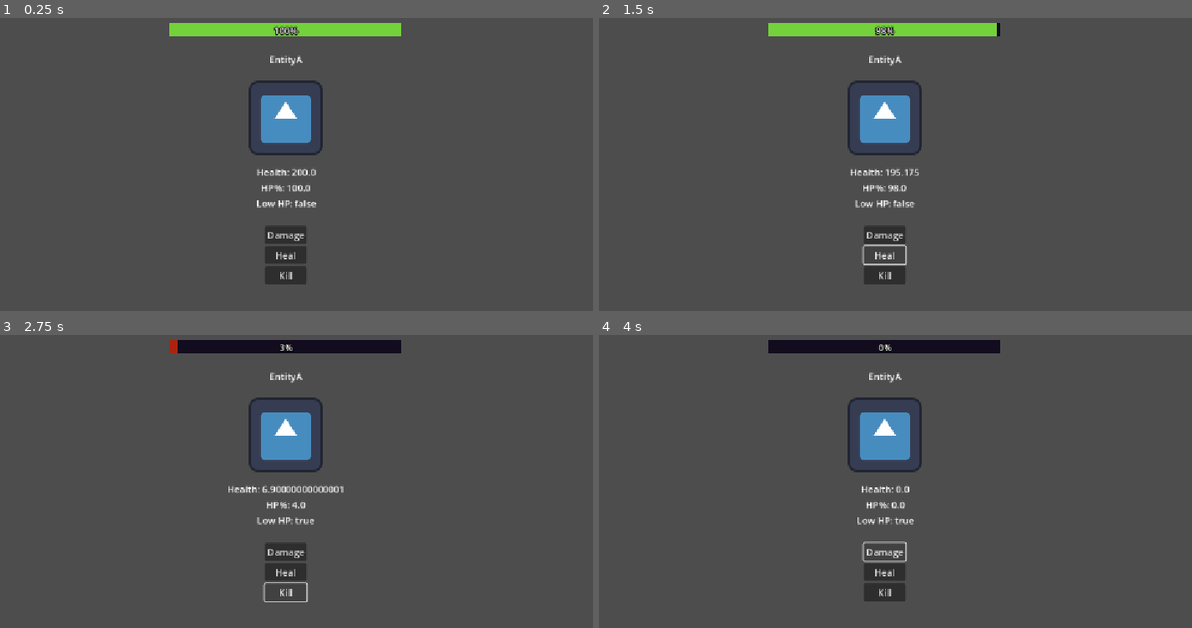
Above: before the commit, frames 1-4 (two rows, left to right).
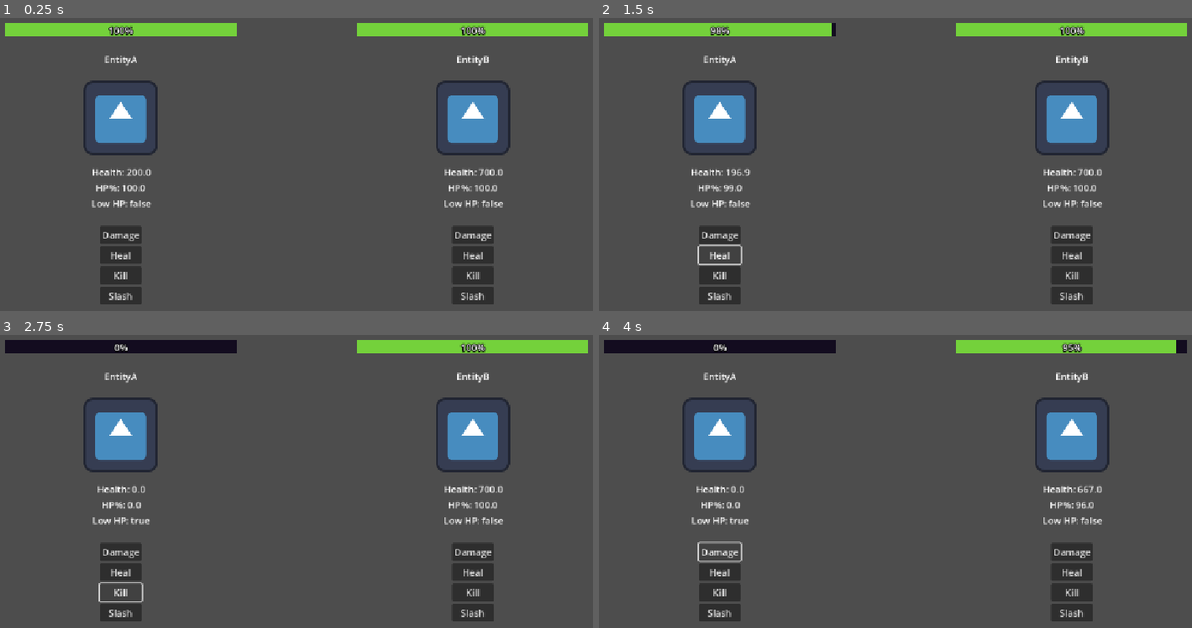
Above: after the commit, the same moments.

Repository: vexushi/vexushi-stats-system
Game: Godot game, scene res://debug/debug.tscn
Same seed, same stepped clock (60 frames per second), same inputs: the game is played once before the commit and once after it. The engine's default icon, where the game draws it, is replaced by a stand-in: a white triangle on a blue panel in a dark square.
Inputs (mouse positions are in pixels of both pictures, inside the frame that each line leads up to):
- Up to frame 1 (0.25 s): no input
- Up to frame 2 (1.5 s): click "Damage" at 0.5 s; click "Heal" at 1.25 s
- Up to frame 3 (2.75 s): click "Kill" at 2 s
- Up to frame 4 (4 s): click (717, 613) at 2.75 s, where only the run after the commit has a clickable "Slash"; click "Damage" at 3.5 s

The runs differ from the first frame. In frame 1, 15% of the frame differs, in the area x 0-100%, y 1-98%; in frame 2, 14%; in frame 3, 14%; in frame 4, 15%.

Commit message:
feat: attack component, damage calculation, moves resource

Diff:
--- /dev/null
+++ b/attack/attack_component.gd
@@ -0,0 +1,18 @@
+class_name AttackComponent
+extends Node
+
+@export var stats: Stats = null
+@export var moveset: Array[Moves] = []
+
+signal attacked(move: Moves)
+
+func _ready():
+	if  not stats:
+		push_error("Stats invalid!\n At: %s" % [self.get_path()])
+		queue_free()
+		return
+
+func send_attack(target: HealthComponent, move: Moves) -> void:
+	var damage = move.raw_damage + stats.attack * move.multiplier
+	target.decrease_health(damage, move.type)
+	attacked.emit(move)
--- /dev/null
+++ b/attack/attack_component.tscn
@@ -0,0 +1,6 @@
+[gd_scene load_steps=2 format=3 uid="uid://vwlxd3qr1d5p"]
+
+[ext_resource type="Script" uid="uid://xdo77ptt2r7t" path="res://attack/attack_component.gd" id="1_dj5nf"]
+
+[node name="AttackComponent" type="Node"]
+script = ExtResource("1_dj5nf")
--- /dev/null
+++ b/attack/moves/moves.gd
@@ -0,0 +1,7 @@
+class_name Moves
+extends Resource
+
+@export var name: String
+@export var type: Stats.Types ## Attack type
+@export var raw_damage: float = 0.0
+@export var multiplier: float = 0.0 ## Multiplier for Attack stats with value from 0.0 - 1.0
--- a/debug/debug.tscn
+++ b/debug/debug.tscn
@@ -1,18 +1,31 @@
-[gd_scene load_steps=7 format=3 uid="uid://83l7btog1bkc"]
+[gd_scene load_steps=10 format=3 uid="uid://83l7btog1bkc"]
 
 [ext_resource type="PackedScene" uid="uid://dq1em2fw3y4ay" path="res://entities/entity.tscn" id="1_ifkhq"]
 [ext_resource type="Script" uid="uid://baom7f4psosaj" path="res://health/health_component.gd" id="2_ifkhq"]
 [ext_resource type="Script" uid="uid://c45khdcxnvgrp" path="res://stats/stats.gd" id="3_25h3d"]
 [ext_resource type="PackedScene" uid="uid://cjjwl843smqa6" path="res://health/health_bar.tscn" id="4_sm0j5"]
+[ext_resource type="Script" uid="uid://xdo77ptt2r7t" path="res://attack/attack_component.gd" id="4_stv80"]
+[ext_resource type="Script" uid="uid://bcdk72ub6535p" path="res://attack/moves/moves.gd" id="5_jfkso"]
 
 [sub_resource type="Resource" id="Resource_25h3d"]
 script = ExtResource("3_25h3d")
 defense = 23.0
+attack = 24.0
 metadata/_custom_type_script = "uid://c45khdcxnvgrp"
 
-[sub_resource type="Resource" id="Resource_sm0j5"]
+[sub_resource type="Resource" id="Resource_nlbt3"]
+script = ExtResource("5_jfkso")
+name = "Slash"
+raw_damage = 30.0
+multiplier = 0.15
+metadata/_custom_type_script = "uid://bcdk72ub6535p"
+
+[sub_resource type="Resource" id="Resource_jfkso"]
 script = ExtResource("3_25h3d")
-max_health = 500.0
+max_health = 700.0
+defense = 2.0
+asbestine = 3.0
+immunity = 3.0
 metadata/_custom_type_script = "uid://c45khdcxnvgrp"
 
 [node name="Debug" type="Node2D"]
@@ -20,14 +33,23 @@
 [node name="Camera2D" type="Camera2D" parent="."]
 anchor_mode = 0
 
-[node name="EntityA" parent="." node_paths=PackedStringArray("health_bar") instance=ExtResource("1_ifkhq")]
-position = Vector2(551, 232)
+[node name="EntityA" parent="." node_paths=PackedStringArray("health_bar", "health_component", "attack_component", "attack_target") instance=ExtResource("1_ifkhq")]
+position = Vector2(266, 232)
 health_bar = NodePath("HealthBar")
+health_component = NodePath("HealthComponent")
+attack_component = NodePath("AttackComponent")
+attack_target = NodePath("../EntityB/HealthComponent")
 
 [node name="HealthComponent" type="Node" parent="EntityA"]
 script = ExtResource("2_ifkhq")
 stats = SubResource("Resource_25h3d")
 metadata/_custom_type_script = "uid://baom7f4psosaj"
+
+[node name="AttackComponent" type="Node" parent="EntityA"]
+script = ExtResource("4_stv80")
+stats = SubResource("Resource_25h3d")
+moveset = Array[ExtResource("5_jfkso")]([SubResource("Resource_nlbt3")])
+metadata/_custom_type_script = "uid://xdo77ptt2r7t"
 
 [node name="HealthBar" parent="EntityA" node_paths=PackedStringArray("health_component") instance=ExtResource("4_sm0j5")]
 offset_top = -163.0
@@ -35,15 +57,33 @@
 max_value = 200.0
 health_component = NodePath("../HealthComponent")
 
-[node name="EntityB" parent="." instance=ExtResource("1_ifkhq")]
-visible = false
-position = Vector2(881, 232)
+[node name="EntityB" parent="." node_paths=PackedStringArray("health_bar", "health_component", "attack_component") instance=ExtResource("1_ifkhq")]
+position = Vector2(874, 232)
+health_bar = NodePath("HealthBar")
+health_component = NodePath("HealthComponent")
+attack_component = NodePath("AttackComponent")
 
 [node name="HealthComponent" type="Node" parent="EntityB"]
 script = ExtResource("2_ifkhq")
-stats = SubResource("Resource_sm0j5")
+stats = SubResource("Resource_jfkso")
 metadata/_custom_type_script = "uid://baom7f4psosaj"
+
+[node name="AttackComponent" type="Node" parent="EntityB"]
+script = ExtResource("4_stv80")
+stats = SubResource("Resource_jfkso")
+metadata/_custom_type_script = "uid://xdo77ptt2r7t"
+
+[node name="HealthBar" parent="EntityB" node_paths=PackedStringArray("health_component") instance=ExtResource("4_sm0j5")]
+offset_top = -163.0
+offset_bottom = -140.0
+max_value = 700.0
+health_component = NodePath("../HealthComponent")
 
 [connection signal="health_changed" from="EntityA/HealthComponent" to="EntityA" method="_on_health_component_health_changed"]
 [connection signal="just_reached_below_low_health" from="EntityA/HealthComponent" to="EntityA" method="_on_health_component_just_reached_below_low_health"]
 [connection signal="just_restored_above_low_health" from="EntityA/HealthComponent" to="EntityA" method="_on_health_component_just_restored_above_low_health"]
+[connection signal="attacked" from="EntityA/AttackComponent" to="EntityA" method="_on_attack_component_attacked"]
+[connection signal="health_changed" from="EntityB/HealthComponent" to="EntityB" method="_on_health_component_health_changed"]
+[connection signal="just_reached_below_low_health" from="EntityB/HealthComponent" to="EntityB" method="_on_health_component_just_reached_below_low_health"]
+[connection signal="just_restored_above_low_health" from="EntityB/HealthComponent" to="EntityB" method="_on_health_component_just_restored_above_low_health"]
+[connection signal="attacked" from="EntityB/AttackComponent" to="EntityB" method="_on_attack_component_attacked"]
--- a/entities/entity.gd
+++ b/entities/entity.gd
@@ -8,12 +8,16 @@
 @onready var low_health_label: Label = $Stats/VBoxContainer/LowHealth
 
 @export var health_bar: ProgressBar
+@export var health_component: HealthComponent = null
+@export var attack_component: AttackComponent = null
+
+@export var attack_target: HealthComponent
 
 # Called when the node enters the scene tree for the first time.
 func _ready() -> void:
 	nametag.text = self.name
 
-	if !has_node("HealthComponent"):
+	if !health_component:
 		print("Health component not found!\n At %s" % [self.get_path()])
 
 # Called every frame. 'delta' is the elapsed time since the previous frame.
@@ -24,8 +28,7 @@
 
 ## Sets stats values for debug
 func set_stats() -> void:
-	if has_node("HealthComponent"):
-		var health_component:HealthComponent = get_node("HealthComponent")
+	if health_component:
 		health_label.text = "Health: " + str(health_component.health)
 		health_percentage_label.text = "HP%: " + str(ceil(health_component.get_health_percent() * 100))
 		low_health_label.text = "Low HP: " + str(health_component.is_low())
@@ -33,22 +36,19 @@
 
 
 func _on_damage_button_up() -> void:
-	if has_node("HealthComponent"):
-		var health_component:HealthComponent = get_node("HealthComponent")
-		health_component.decrease_health(30, 0.25)
+	if health_component:
+		health_component.decrease_health(30, Stats.Types.NORMAL)
 	pass # Replace with function body.
 
 
 func _on_heal_button_up() -> void:
-	if has_node("HealthComponent"):
-		var health_component:HealthComponent = get_node("HealthComponent")
+	if health_component:
 		health_component.increase_health(20)
 	pass # Replace with function body.
 
 func _on_kill_button_up() -> void:
-	if has_node("HealthComponent"):
-		var health_component:HealthComponent = get_node("HealthComponent")
-		health_component.decrease_health(health_component.health)
+	if health_component:
+		health_component.set_health(0.0)
 	pass # Replace with function body.
 
 func _on_health_component_just_reached_below_low_health() -> void:
@@ -62,5 +62,21 @@
 	pass # Replace with function body.
 
 func _on_health_component_just_restored_above_low_health() -> void:
-	health_bar.fill_color_to_normal()
+	if health_bar:
+		health_bar.fill_color_to_normal()
 	pass # Replace with function body.
+
+func _on_attack_component_attacked(move: Moves) -> void:
+	print("%s used %s!" % [self.name, move.name])
+	pass # Replace with function body.
+
+func _on_move_1_button_up() -> void:
+	if attack_component:
+		var i: int = 0
+		var move_id: int
+		for move in attack_component.moveset:
+			if move.name == "Slash":
+				move_id = i
+			i += 1
+		attack_component.send_attack(attack_target, attack_component.moveset[move_id])
+	pass # Replace with function body.
--- a/entities/entity.tscn
+++ b/entities/entity.tscn
@@ -93,6 +93,11 @@
 layout_mode = 2
 text = "Kill"
 
+[node name="Move1" type="Button" parent="DebugActions/VBoxContainer"]
+layout_mode = 2
+text = "Slash"
+
 [connection signal="button_up" from="DebugActions/VBoxContainer/Damage" to="." method="_on_damage_button_up"]
 [connection signal="button_up" from="DebugActions/VBoxContainer/Heal" to="." method="_on_heal_button_up"]
 [connection signal="button_up" from="DebugActions/VBoxContainer/Kill" to="." method="_on_kill_button_up"]
+[connection signal="button_up" from="DebugActions/VBoxContainer/Move1" to="." method="_on_move_1_button_up"]
--- a/health/health_component.gd
+++ b/health/health_component.gd
@@ -9,6 +9,8 @@
 
 # Stat constants for modifiers
 const DEFENSE_CONSTANT = 0.3 ## Constant for defense modifier
+const ASBESTINE_CONSTANT = 0.3 ## Constant for defense modifier
+const IMMUNITY_CONSTANT = 0.3 ## Constant for defense modifier
 
 # Signals
 signal died
@@ -60,14 +62,21 @@
 	print("%s healed %d HP" % [get_parent().name, int(amount)])
 
 ## Decrease health by x amount.
-func decrease_health(damage: float, defense_penetration: float = 0.0) -> void:
+func decrease_health(damage: float, type: Stats.Types) -> void:
 	if is_dead(): # Don't decrease health if already dead
 		print("%s is dead! Unable to decrease health further." % [get_parent().name])
 		return
-
-	var modifier = DEFENSE_CONSTANT * stats.defense
-	defense_penetration = clampf(defense_penetration, 0.0, 1.0)
-	damage = damage - modifier + (modifier * defense_penetration) # Apply damage reduction by defense
+	var modifier: float = 0.0
+	match type:
+		Stats.Types.NORMAL:
+			modifier = DEFENSE_CONSTANT * stats.defense
+		Stats.Types.FIRE:
+			modifier = ASBESTINE_CONSTANT * stats.asbestine
+		Stats.Types.POISON:
+			modifier = IMMUNITY_CONSTANT * stats.immunity
+	#var modifier = DEFENSE_CONSTANT * stats.defense
+	#defense_penetration = clampf(defense_penetration, 0.0, 1.0)
+	damage = damage - modifier # Apply damage reduction by defense
 
 	# Lowers health by damage, doesn't go below 0
 	_update_health(health - damage)
--- a/stats/stats.gd
+++ b/stats/stats.gd
@@ -1,8 +1,16 @@
 class_name Stats
 extends Resource
 
+enum Types {
+	NORMAL,
+	FIRE,
+	POISON,
+}
+
 @export var max_health: float = 200.0
 @export var defense: float = 1.0
+@export var asbestine: float = 1.0
+@export var immunity: float = 1.0
 @export var attack: float = 1.0
 @export var agility: float = 1.0
 # Add more stats here if needed
Not shown, added: attack/attack_component.gd.uid
Not shown, added: attack/moves/moves.gd.uid
